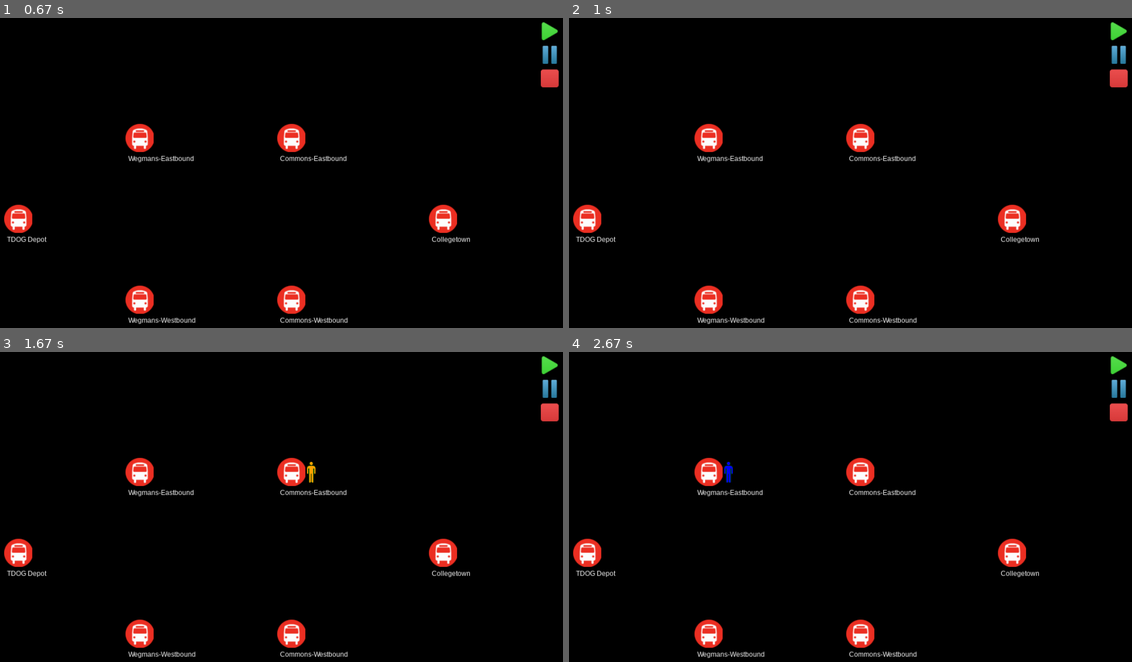
Above: before the commit, frames 1-4 (two rows, left to right).
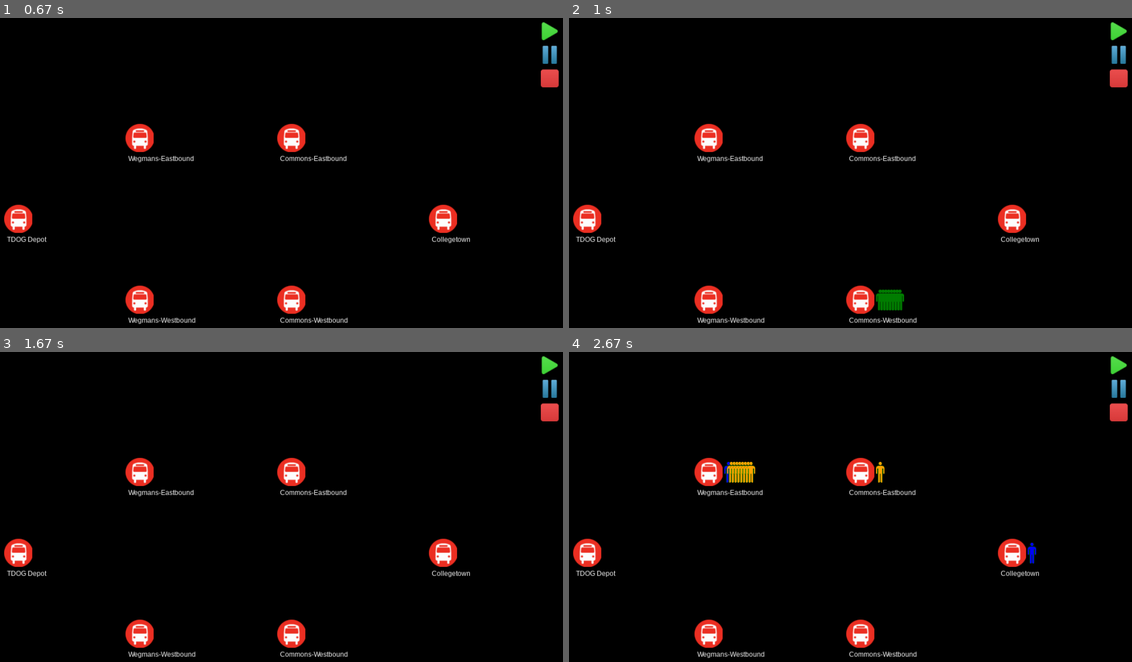
Above: after the commit, the same moments.

Repository: yujiakimoto/PySimio
Game: pygame game, started from animation.py
Two runs of this game, one before a commit and one after it. Both use one fixed random seed, a clock stepped at 60 frames per second and the inputs below.
Inputs (mouse positions are in pixels of both pictures, inside the frame that each line leads up to):
- Up to frame 1 (0.67 s): click (551, 30) at 0.38 s
- Up to frame 2 (1 s): no input
- Up to frame 3 (1.67 s): no input
- Up to frame 4 (2.67 s): no input

Frame 1 is identical in both runs. In frame 2, 0.3% of the frame differs, in the area x 54-60%, y 87-95%; in frame 3, less than 0.1%; in frame 4, 0.5%, in the area x 28-83%, y 35-69%.

Commit message:
Added .gitignore

Diff:
--- a/animation.py
+++ b/animation.py
@@ -7,8 +7,8 @@
 def create_map(arrival_times=None):
 
     if arrival_times is None:
-        rate = 20
-        num_people = 20
+        rate = 5
+        num_people = 200
 
         weg_e_com_e = list(np.cumsum(np.random.exponential(rate, num_people)))
         weg_e_ctown = list(np.cumsum(np.random.exponential(rate, num_people)))
--- a/pySimio.py
+++ b/pySimio.py
@@ -181,7 +181,6 @@
         self.distance = 0                                  # distance travelled by this bus
         # TODO: other relevant performance metrics?
         self.avg_occupancy = 0
-
 
         self.animate = False
         self.surface = None
Not shown, added: .gitgnore
